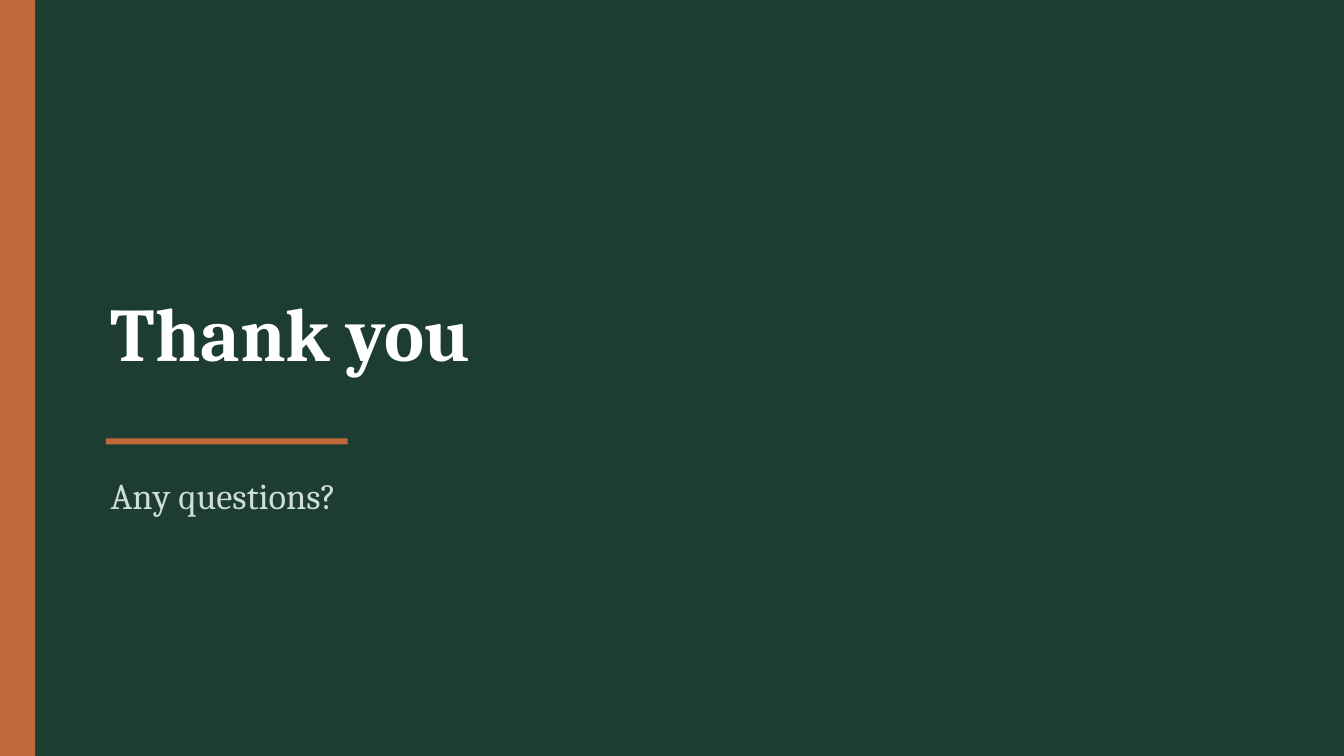
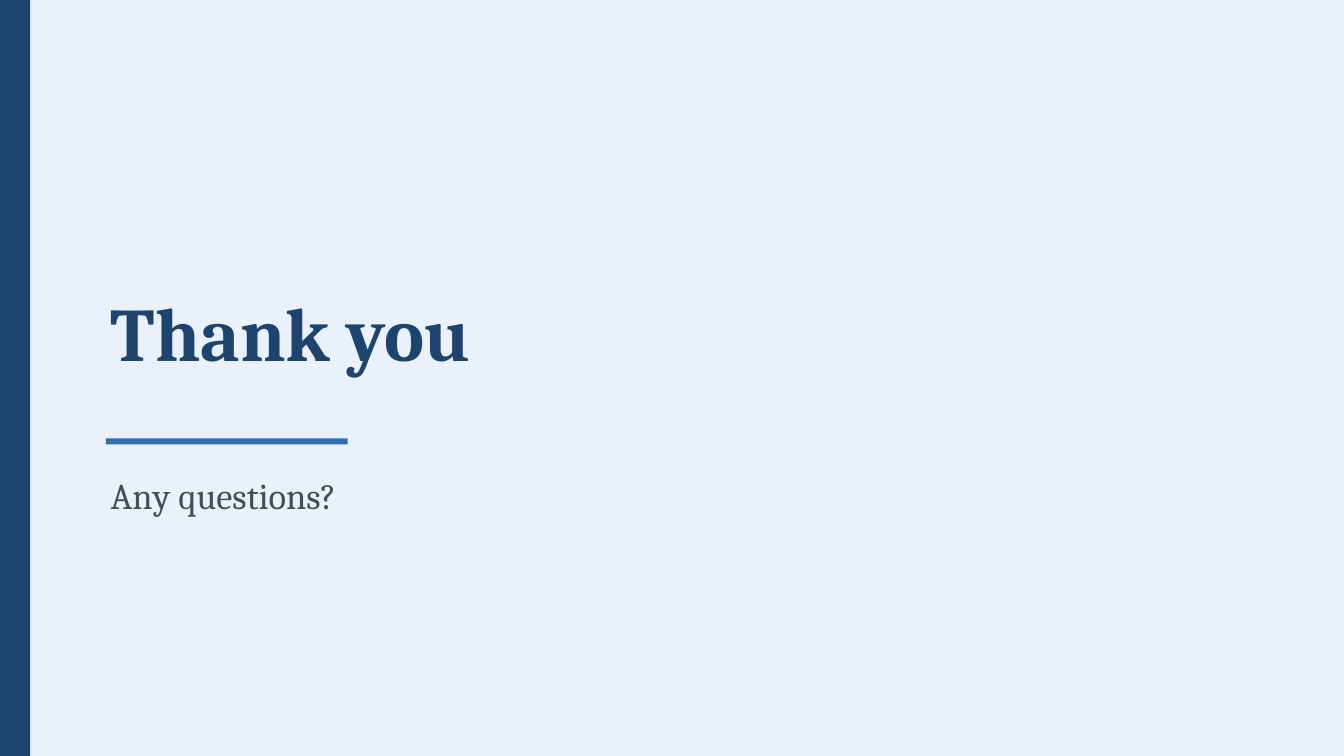
Before and after one commit to fdsh75qs9z-ui/MssAtelier, a slide deck: slide 10 of fast-fashion-presentation/Fast_Fashion_Presentation.pptx (slide 21 before the commit). Drawn at 1344x756 pixels with LibreOffice and Linux fonts; fonts in the diff are those of the drawing. Boxes give left, top, right and bottom in pixels: in the first picture for what was removed or moved away, otherwise in the second. Text is boxed around its words. In the diff, an @@ line names an element or a change of style, - is before the commit and + after.

```diff
--- a/fast-fashion-presentation/Fast_Fashion_Presentation.pptx
+++ b/fast-fashion-presentation/Fast_Fashion_Presentation.pptx
@@ background #1E3D32 to #EAF1FA @@
@@ rectangle resized from (x1=0, y1=0, x2=35, y2=756) to (x1=0, y1=0, x2=30, y2=756) @@
@@ rectangle at (x1=0, y1=0, x2=30, y2=756): fill #C06A3C to #1D446E @@
@@ text "Thank you" at (x1=111, y1=308, x2=470, y2=377): text colour #FFFFFF to #1D446E @@
@@ rectangle at (x1=106, y1=439, x2=348, y2=445): fill #C06A3C to #2F6FB0 @@
@@ text "Any questions?" at (x1=111, y1=484, x2=336, y2=517): text colour #CFDED4 to #444C55 @@
```
Also in this commit, not shown: 9 other slides changed, 11 slides removed, 2 other files.
